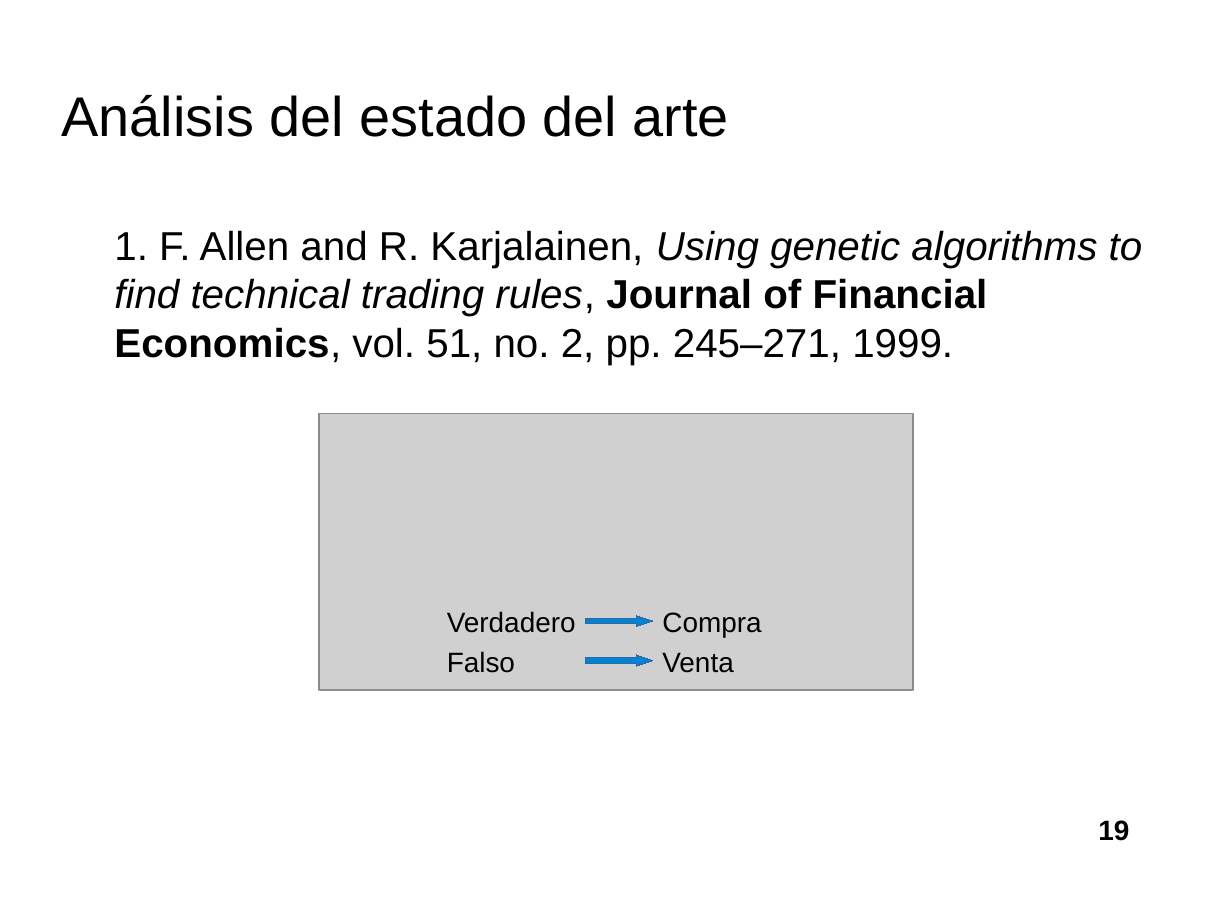
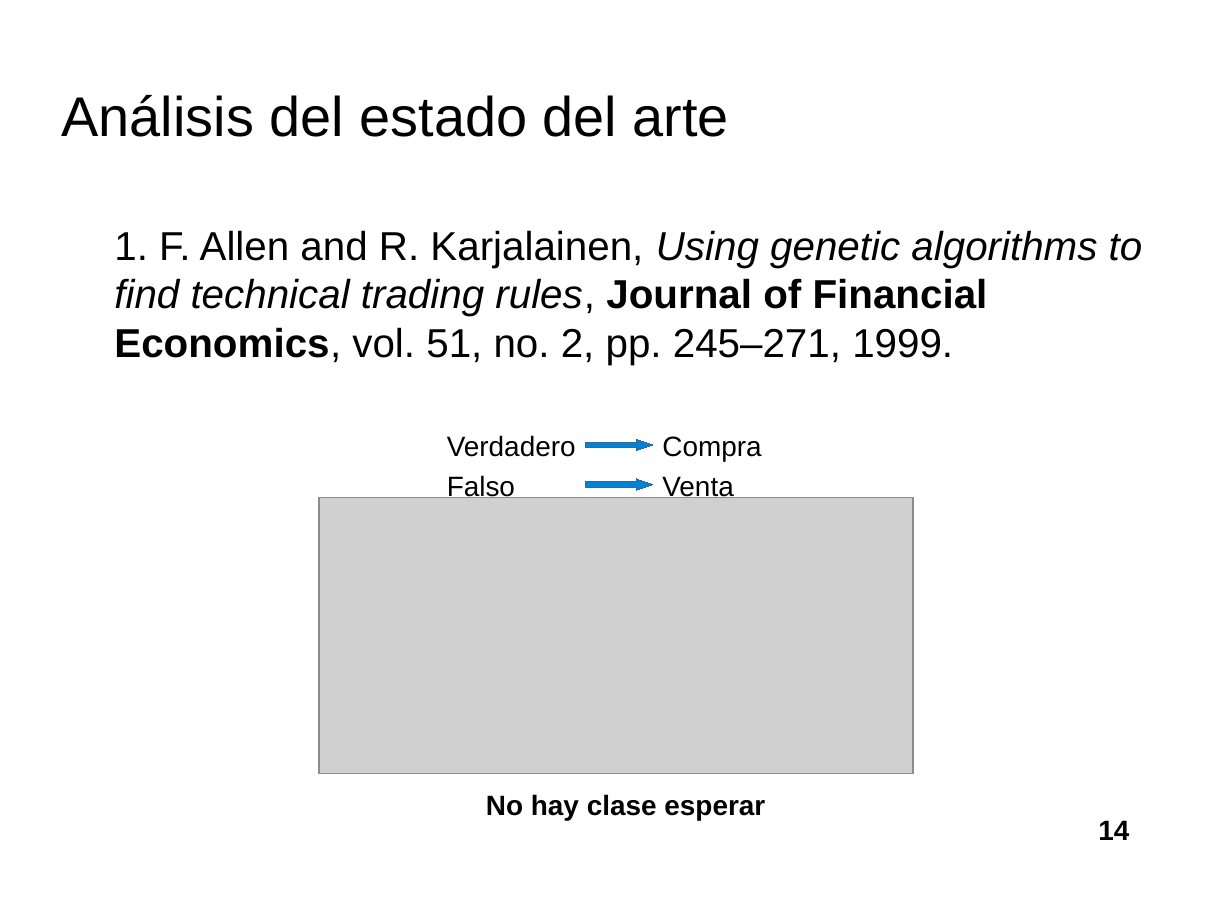
Before and after one commit to davidrmh/Thesis, a slide deck: slide 14 of presentaciones_finales/presentacion_seminario_B19.odp (slide 19 before the commit). Drawn at 1232x924 pixels with LibreOffice and Linux fonts; fonts in the diff are those of the drawing; grey boxes stand for pictures; background and template pictures are left out. Boxes give left, top, right and bottom in pixels: in the first picture for what was removed or moved away, otherwise in the second. Text is boxed around its words. In the diff, an @@ line names an element or a change of style, - is before the commit and + after.

```diff
--- a/presentaciones_finales/presentacion_seminario_B19.odp
+++ b/presentaciones_finales/presentacion_seminario_B19.odp
@@ right arrow: place and size @@
-right arrow at [586, 655, 653, 666]
+right arrow at [586, 439, 653, 451]
@@ 4 texts: place and size @@
-4 texts at [447, 611, 761, 673]
+4 texts at [447, 435, 761, 501]
@@ picture: place and size @@
-picture at [319, 414, 913, 690]
+picture at [319, 497, 913, 774]
@@ right arrow: place and size @@
-right arrow at [586, 616, 653, 627]
+right arrow at [586, 480, 653, 491]
@@ text added at [486, 794, 765, 820], 18 pt, text #000000, bold @@
+No hay clase esperar
@@ page number at [1098, 820, 1129, 840]: text changed @@
-19
+14
```
Also in this commit, not shown: 14 other slides changed, 9 slides added, 22 slides removed.
